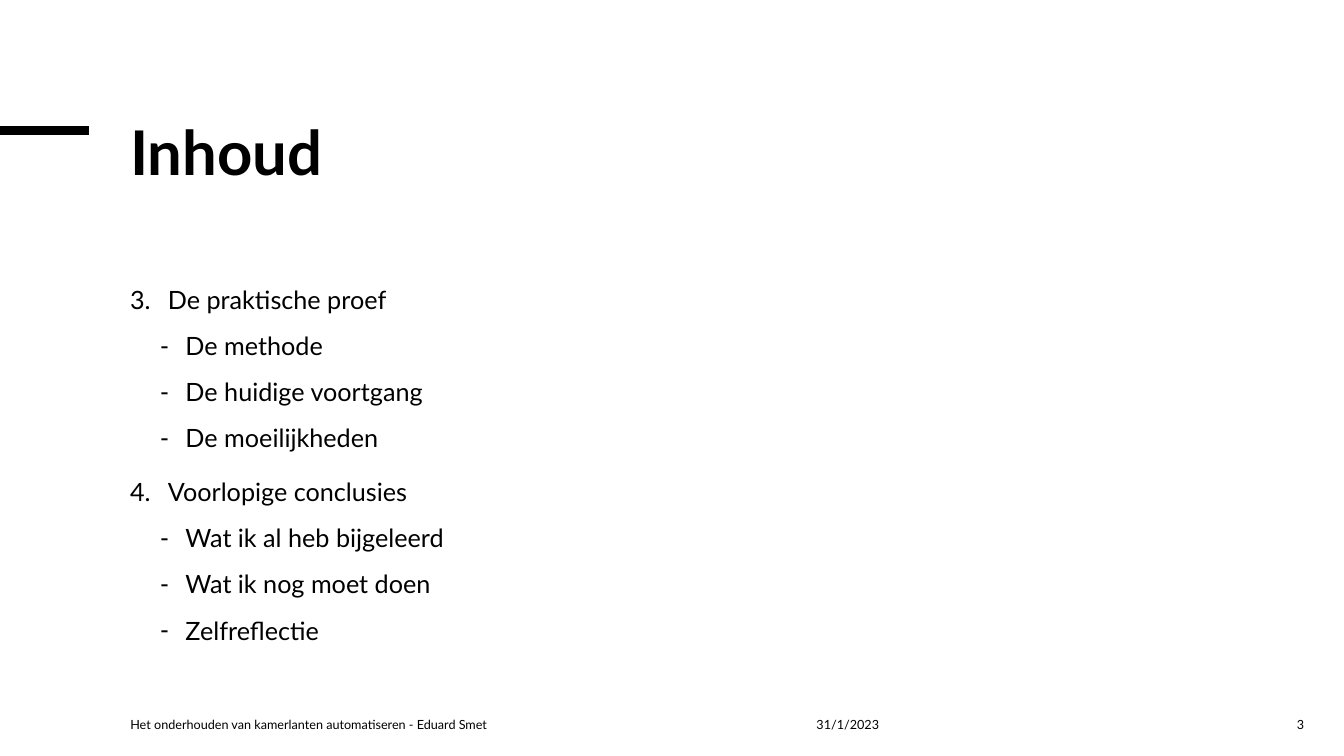
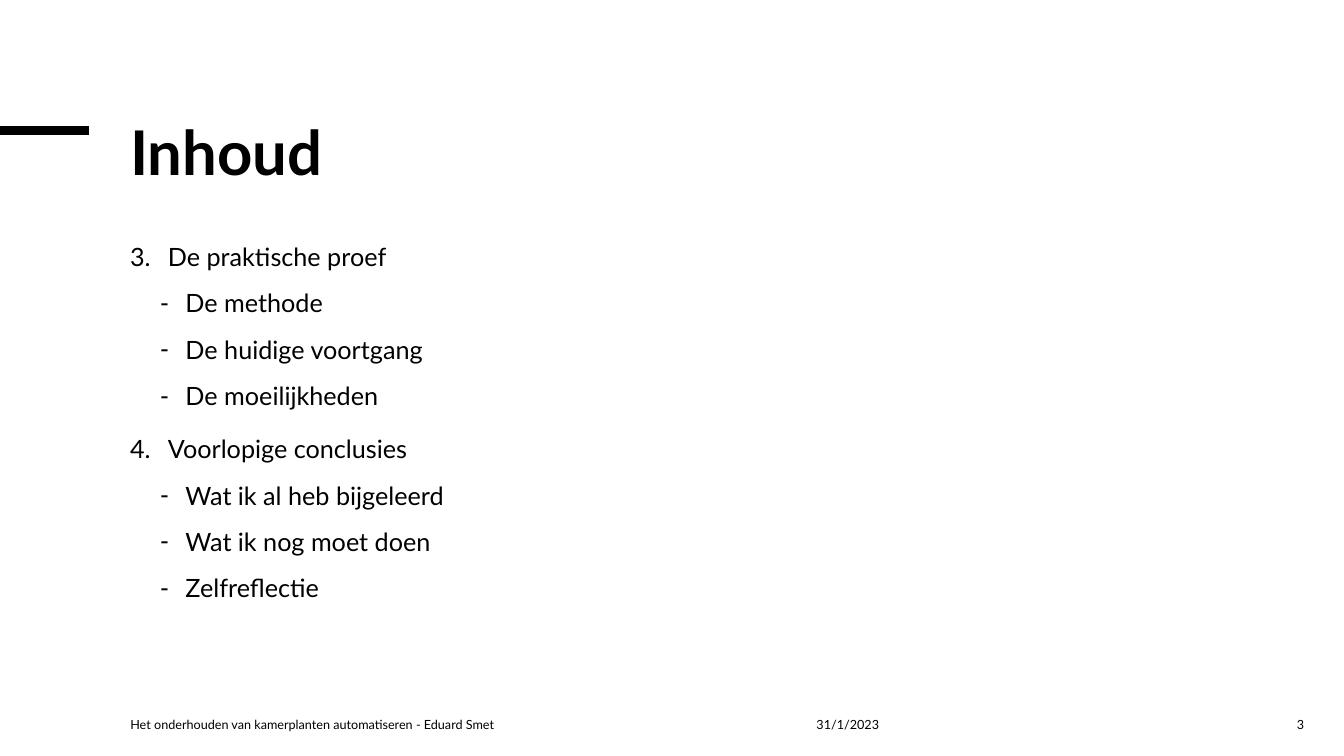
Before and after one commit to Celarye/syfinalproject, a slide deck: slide 3 of Het onderhouden van kamerplanten automatiseren.pptx. Drawn at 1344x756 pixels with LibreOffice and Linux fonts; fonts in the diff are those of the drawing. Boxes give left, top, right and bottom in pixels: in the first picture for what was removed or moved away, otherwise in the second. Text is boxed around its words. In the diff, an @@ line names an element or a change of style, - is before the commit and + after.

```diff
--- a/Het onderhouden van kamerplanten automatiseren.pptx
+++ b/Het onderhouden van kamerplanten automatiseren.pptx
@@ text "De praktische proef": place and size @@
-text "De praktische proef" at (168,290,444,641)
+text "De praktische proef" at (168,247,444,598)
@@ text at (130,719,494,731): text changed @@
-Het onderhouden van kamerlanten automatiseren - Eduard Smet
+Het onderhouden van kamerplanten automatiseren - Eduard Smet
```
Also in this commit, not shown: 3 other slides changed, 18 slides added.
